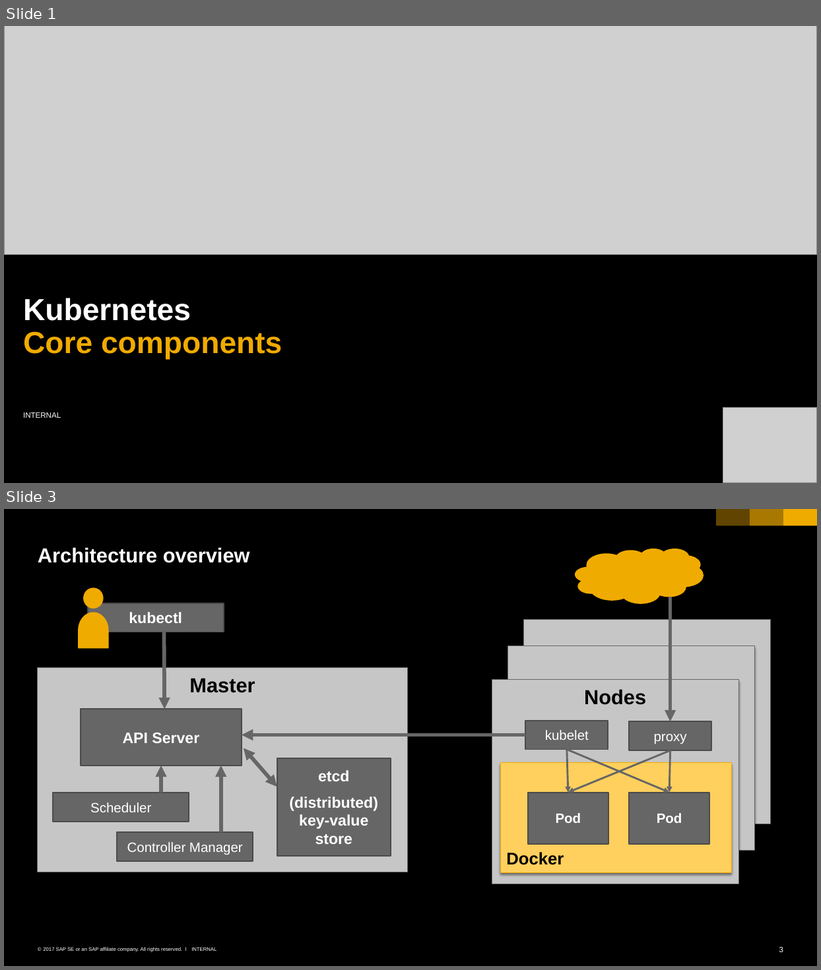
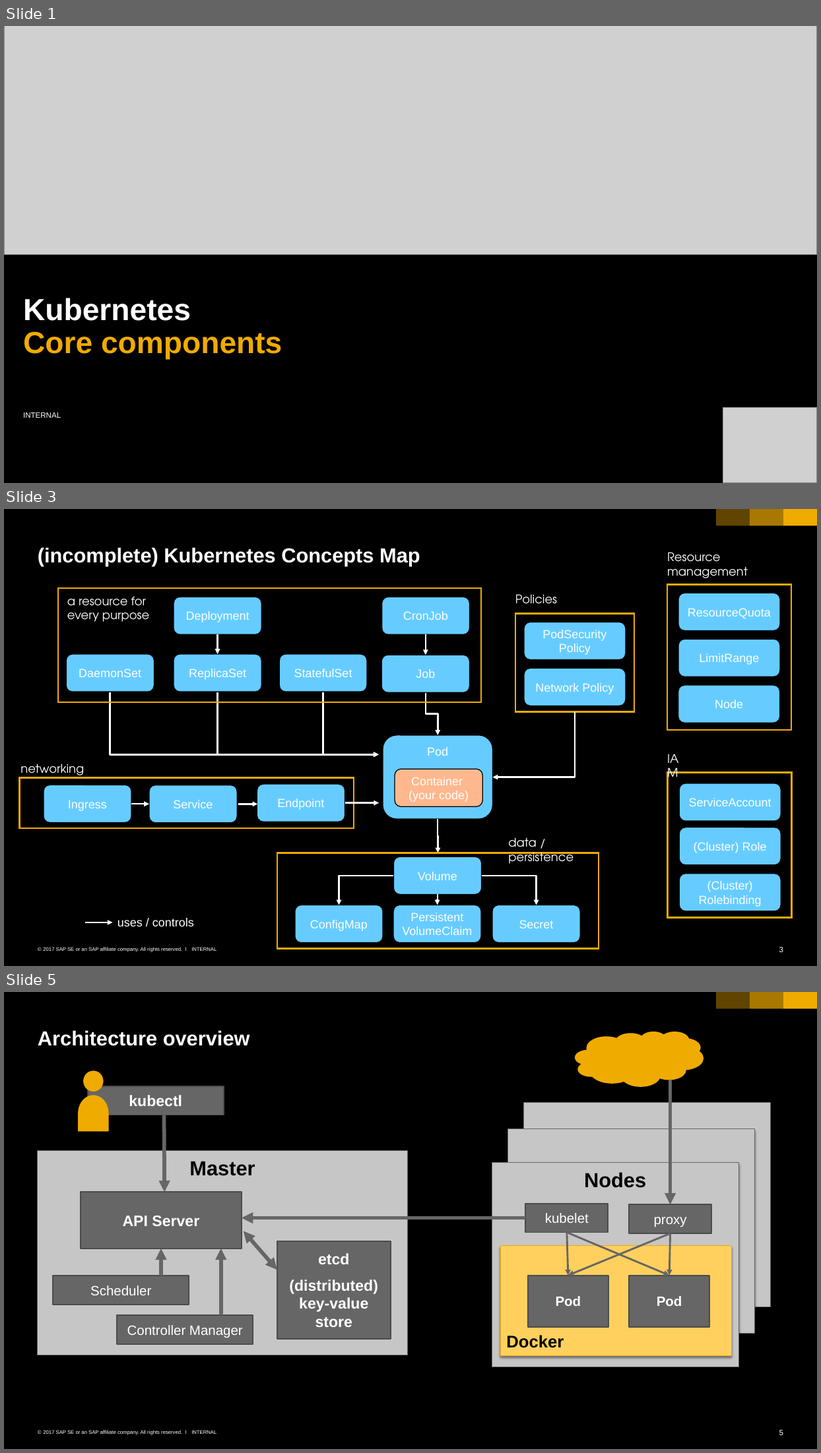
Before and after one commit to cuijiyao01/docker-k8s-training, a slide deck: kubernetes/01_k8s_core_components.pptx. Shown one above the other, each under a label of ours: slides 1 and 3 before the commit, slides 1, 3 and 5 after it; the slides between them are not shown. The pictures are 821x970 and 821x1453 pixels, drawn with LibreOffice and Linux fonts; fonts in the diff are those of the drawing; grey boxes stand for pictures; background and template pictures are left out. Boxes give left, top, right and bottom in pixels: in the first picture for what was removed or moved away, otherwise in the second. Text is boxed around its words. In the diff, an @@ line names an element or a change of style, - is before the commit and + after.

Commit message:
rework concept map, entities & namespaces

```diff
--- a/kubernetes/01_k8s_core_components.pptx
+++ b/kubernetes/01_k8s_core_components.pptx
@@ slide 3 added at <box>4,509,817,966</box>, background #000000; not listed: 6 template elements that a slide beside it also shows @@
@@ title added at <box>38,547,420,566</box>, 24 pt, text #FFFFFF, bold @@
+(incomplete) Kubernetes Concepts Map
@@ group added at <box>58,588,481,702</box>: 6 rounded rectangles, 2 elbow arrows, 1 rectangle, 1 text @@
+DaemonSet
+ReplicaSet
+StatefulSet
+Deployment
+Job
+CronJob
+a resource for
+every purpose
@@ group added at <box>516,594,634,712</box>: 2 rounded rectangles, 1 rectangle, 1 text @@
+PodSecurity Policy
+Network Policy
+Policies
@@ group added at <box>667,552,791,729</box>: 3 rounded rectangles, 1 rectangle, 1 text @@
+ResourceQuota
+LimitRange
+Resource management
+Node
@@ elbow arrow added from (110, 692) to (379, 755), #FFFFFF 2 pt @@
@@ elbow arrow added from (217, 692) to (378, 755), #FFFFFF 2 pt @@
@@ elbow arrow added from (323, 692) to (378, 755), #FFFFFF 2 pt @@
@@ elbow arrow added from (426, 692) to (438, 735), #FFFFFF 2 pt @@
@@ elbow arrow added from (575, 712) to (493, 777), #FFFFFF 2 pt @@
@@ rounded rectangle added at <box>383,735,492,819</box>, fill #66CCFF, outline #000000 1 pt, 14 pt, text #FFFFFF @@
+Pod
@@ group added at <box>667,751,791,918</box>: 3 rounded rectangles, 1 rectangle, 1 text @@
+ServiceAccount
+(Cluster) Role
+(Cluster) Rolebinding
+IAM
@@ rounded rectangle added at <box>395,769,482,807</box>, fill #FFB88E, outline #000000 1 pt, 14 pt, text #FFFFFF @@
+Container
+(your code)
@@ group added at <box>19,760,354,828</box>: 3 rounded rectangles, 2 elbow arrows, 2 rectangles @@
+Service
+Ingress
+networking
+Endpoint
@@ elbow arrow added from (345, 803) to (379, 803), #FFFFFF 2 pt @@
@@ elbow arrow added from (438, 819) to (438, 853), #FFFFFF 2 pt @@
@@ group added at <box>277,836,613,949</box>: 4 rounded rectangles, 3 elbow arrows, 2 rectangles @@
+Volume
+ConfigMap
+Persistent
+VolumeClaim
+Secret
+data / persistence
@@ arrow added from (85, 922) to (112, 922), #FFFFFF 1.5 pt @@
@@ text added at <box>118,918,194,927</box>, 14 pt, text #FFFFFF @@
+uses / controls
@@ what was slide 3 is now slide 5 @@
@@ page number at <box>780,1430,783,1436</box>: text changed @@
-3
+5
```
Also in this commit, not shown: 1 slide changed, 5 other slides added, 1 slide removed, 4 other files.
